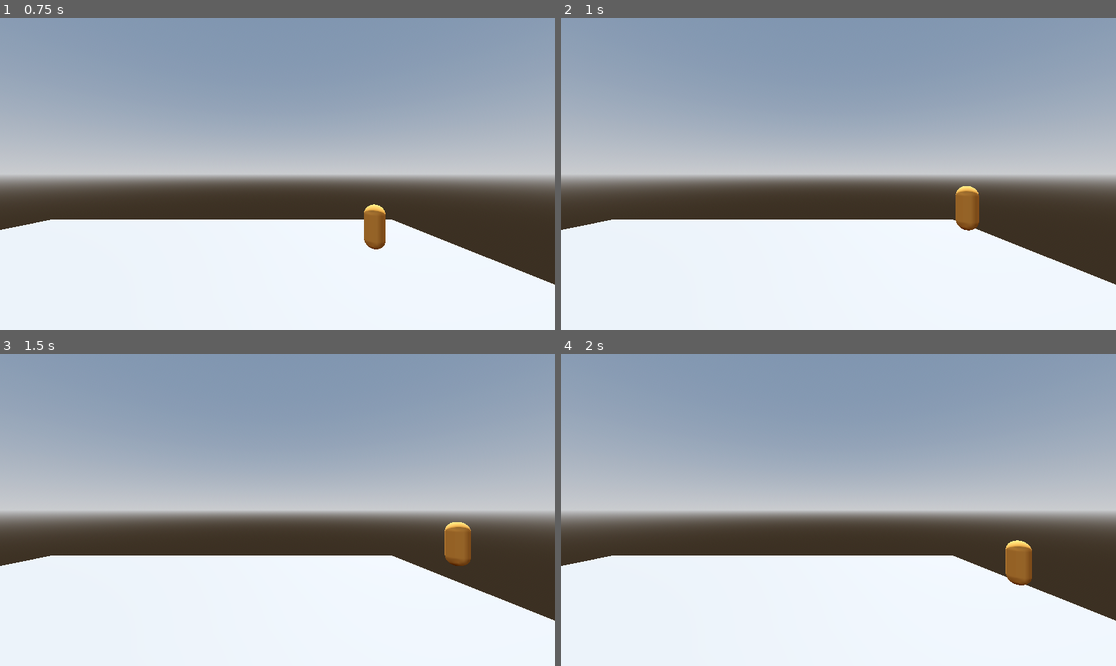
Above: before the commit, frames 1-4 (two rows, left to right).
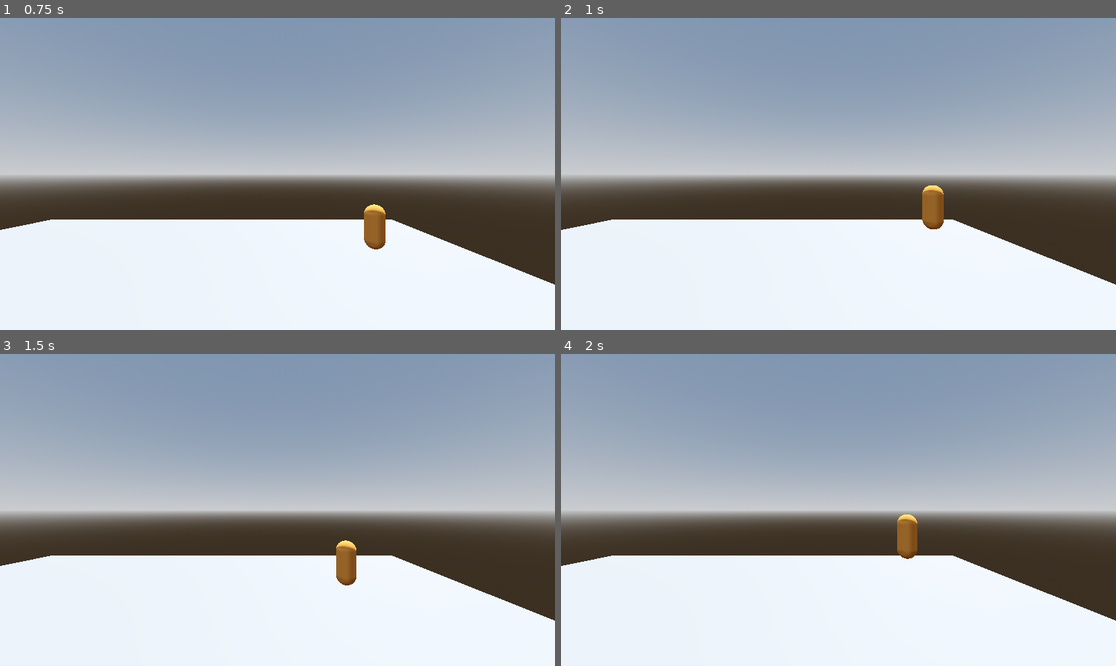
Above: after the commit, the same moments.

Repository: Egrazil/winter-melon-jam-2025
Game: Godot game, scene res://scenes/levels/Player Movement/2d and 3d together.tscn
Two runs of this game, one before a commit and one after it. Both use one fixed random seed, a clock stepped at 60 frames per second and the inputs below. This scene is started directly instead of the project's main scene.
Inputs (mouse positions are in pixels of both pictures, inside the frame that each line leads up to):
- Up to frame 1 (0.75 s): tap Enter at 0.5 s; move the mouse to (399, 158) at 0.52 s; hold Right (moveRight) from 0.53 s (still down); hold Q from 0.53 s (still down); click (399, 158) at 0.67 s
- Up to frame 2 (1 s): keep holding Right (moveRight); keep holding Q; tap Space (jump) at 0.77 s
- Up to frame 3 (1.5 s): move the mouse to (249, 510) at 1.27 s; release Right (moveRight) at 1.28 s; release Q at 1.28 s; hold Up (moveUp) from 1.28 s (still down); tap Q at 1.35 s
- Up to frame 4 (2 s): keep holding Up (moveUp); tap Space (jump) at 1.52 s

Frame 1 is identical in both runs. In frame 2, 1.0% of the frame differs, in the area x 65-76%, y 53-69%; in frame 3, 1.1%; in frame 4, 1.1%, in the area x 60-85%, y 51-75%.

Commit message:
2d player starting point is retained

Diff:
--- a/scenes/player/player_swapper.gd
+++ b/scenes/player/player_swapper.gd
@@ -2,9 +2,12 @@
 
 var threeD = false
 
+
 @export var threePlayer : CharacterBody3D
 @export var twoPlayer : CharacterBody3D
 @export var flatCam : Camera3D
+
+@onready var startingPosition : Vector3 = twoPlayer.position
 
 func _unhandled_key_input(_event: InputEvent) -> void:
 	if Input.is_key_pressed(KEY_Q):
@@ -16,4 +19,5 @@
 			threePlayer.visible = true
 			twoPlayer.visible = false
 			threePlayer.get_node("Head").get_node("Camera3D").make_current()
+			twoPlayer.position = startingPosition
 		threeD = !threeD
